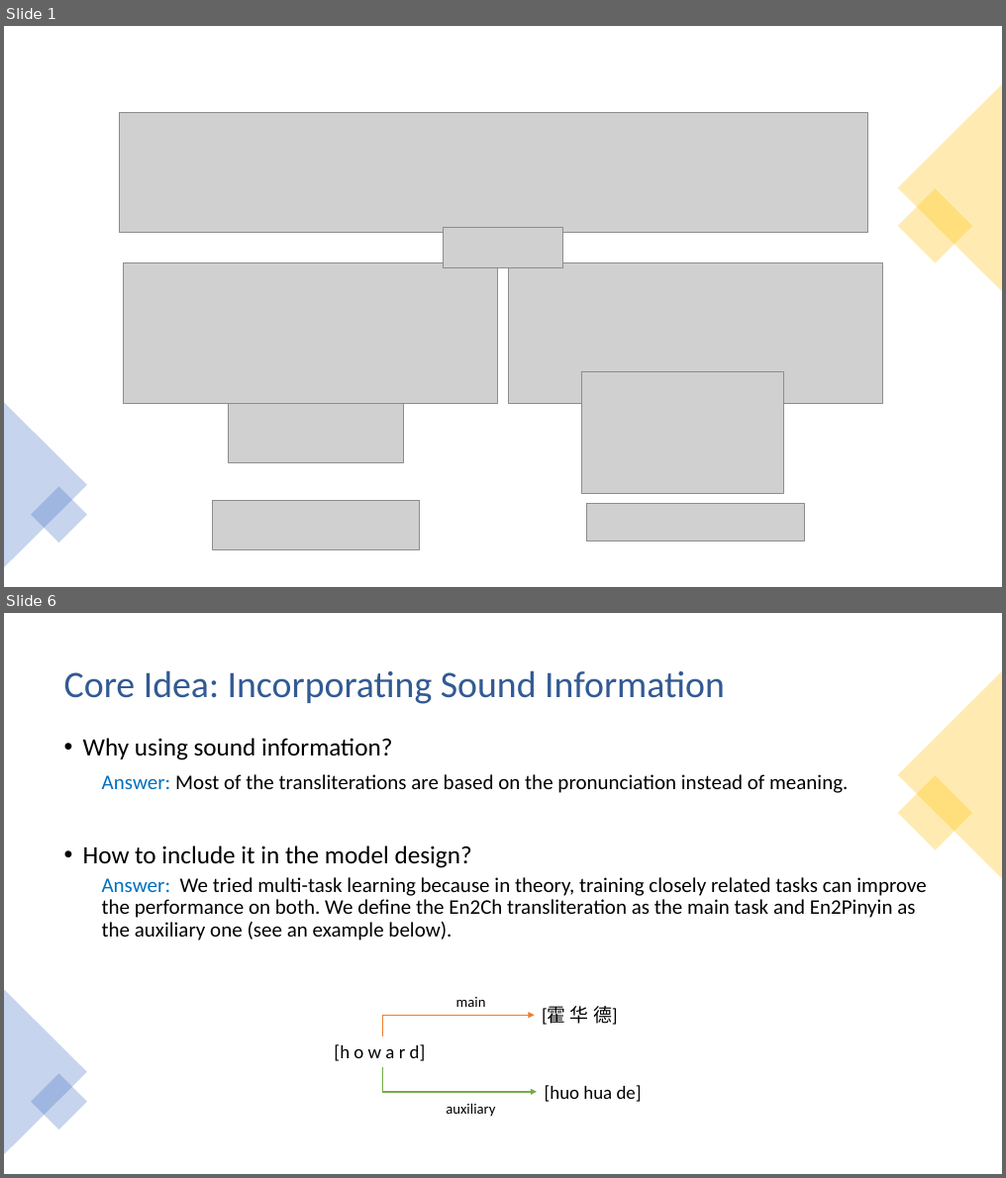
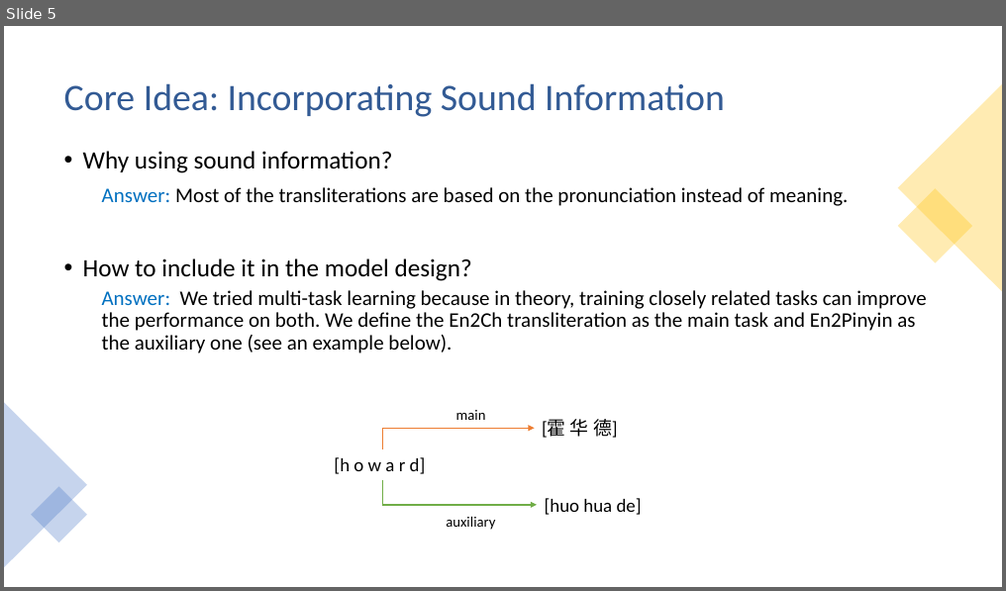
Before and after one commit to Lawhy/Lawhy.github.io, a slide deck: materials/aacl_presentation.pptx. Shown one above the other, each under a label of ours: slides 1 and 6 before the commit, slide 5 after it; the slides between them are not shown. The pictures are 1006x1178 and 1006x591 pixels, drawn with LibreOffice and Linux fonts; fonts in the diff are those of the drawing; grey boxes stand for pictures. Boxes give left, top, right and bottom in pixels: in the first picture for what was removed or moved away, otherwise in the second. Text is boxed around its words. In the diff, an @@ line names an element or a change of style, - is before the commit and + after.

```diff
--- a/materials/aacl_presentation.pptx
+++ b/materials/aacl_presentation.pptx
@@ slide 1 removed at [4,26,1002,587], background #FFFFFF @@
@@ triangle removed at [898,84,1002,291] @@
@@ picture removed at [120,113,868,233] @@
@@ rectangle removed at [898,188,973,264] @@
@@ picture removed at [443,227,563,268] @@
@@ picture removed at [124,264,498,403] @@
@@ picture removed at [509,264,883,403] @@
@@ picture removed at [581,372,784,494] @@
@@ triangle removed at [4,402,87,568] @@
@@ picture removed at [229,403,403,463] @@
@@ rectangle removed at [31,486,87,543] @@
@@ picture removed at [212,500,420,550] @@
@@ picture removed at [586,503,804,541] @@
@@ what was slide 6 is now slide 5 @@
```
Also in this commit, not shown: 10 slides changed, 2 slides added, 1 other slide removed.
